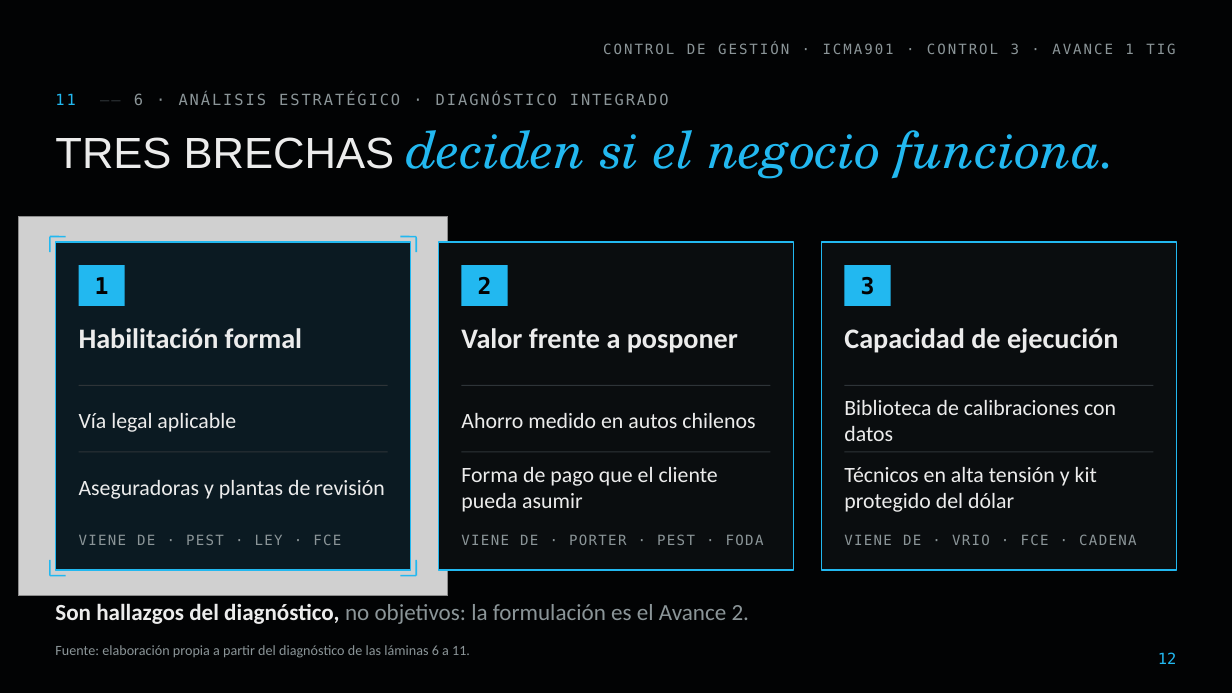
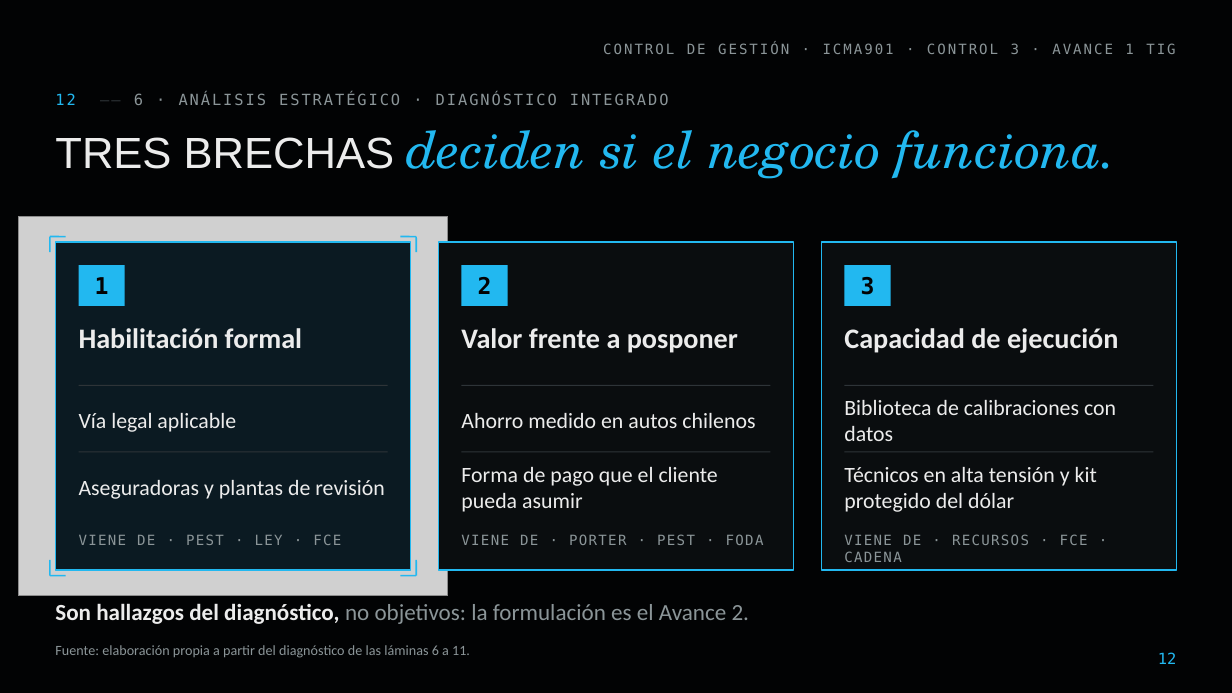
Before and after one commit to diegoaam0109-ux/lumine, a slide deck: slide 12 of control-3/Lumine_Control3_Avance1_TIG.pptx. Drawn at 1232x693 pixels with LibreOffice and Linux fonts; fonts in the diff are those of the drawing; grey boxes stand for pictures; background and template pictures are left out. Boxes give left, top, right and bottom in pixels: in the first picture for what was removed or moved away, otherwise in the second. Text is boxed around its words. In the diff, an @@ line names an element or a change of style, - is before the commit and + after.

```diff
--- a/control-3/Lumine_Control3_Avance1_TIG.pptx
+++ b/control-3/Lumine_Control3_Avance1_TIG.pptx
@@ text at box(55, 92, 669, 105): text changed @@
-11 —— 6 · ANÁLISIS ESTRATÉGICO · DIAGNÓSTICO INTEGRADO
+12 —— 6 · ANÁLISIS ESTRATÉGICO · DIAGNÓSTICO INTEGRADO
@@ text at box(844, 534, 1088, 562): text changed @@
-VIENE DE · VRIO · FCE · CADENA
+VIENE DE · RECURSOS · FCE · CADENA
```
Also in this commit, not shown: 17 other slides changed, 13 other files.
